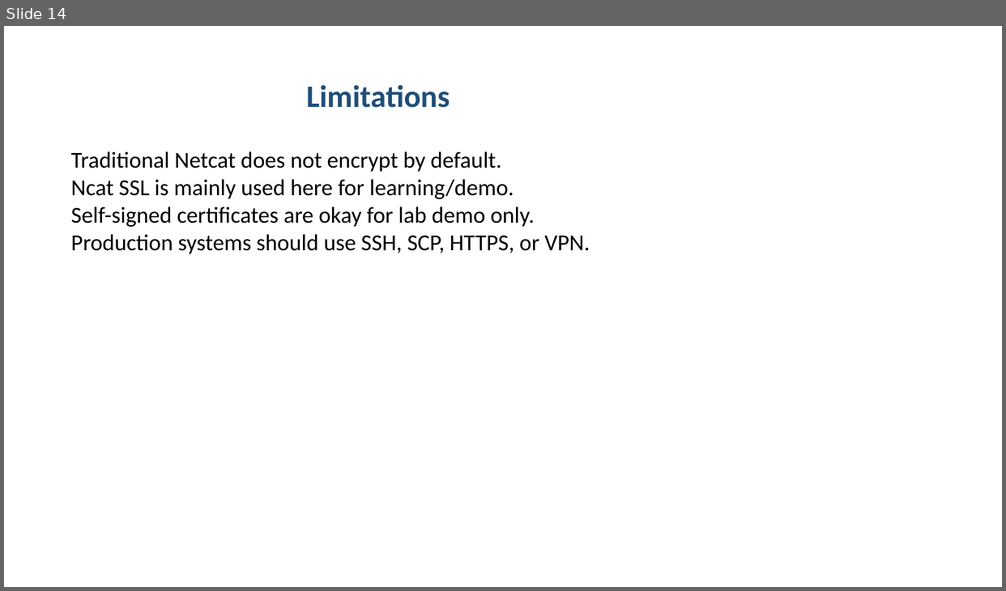
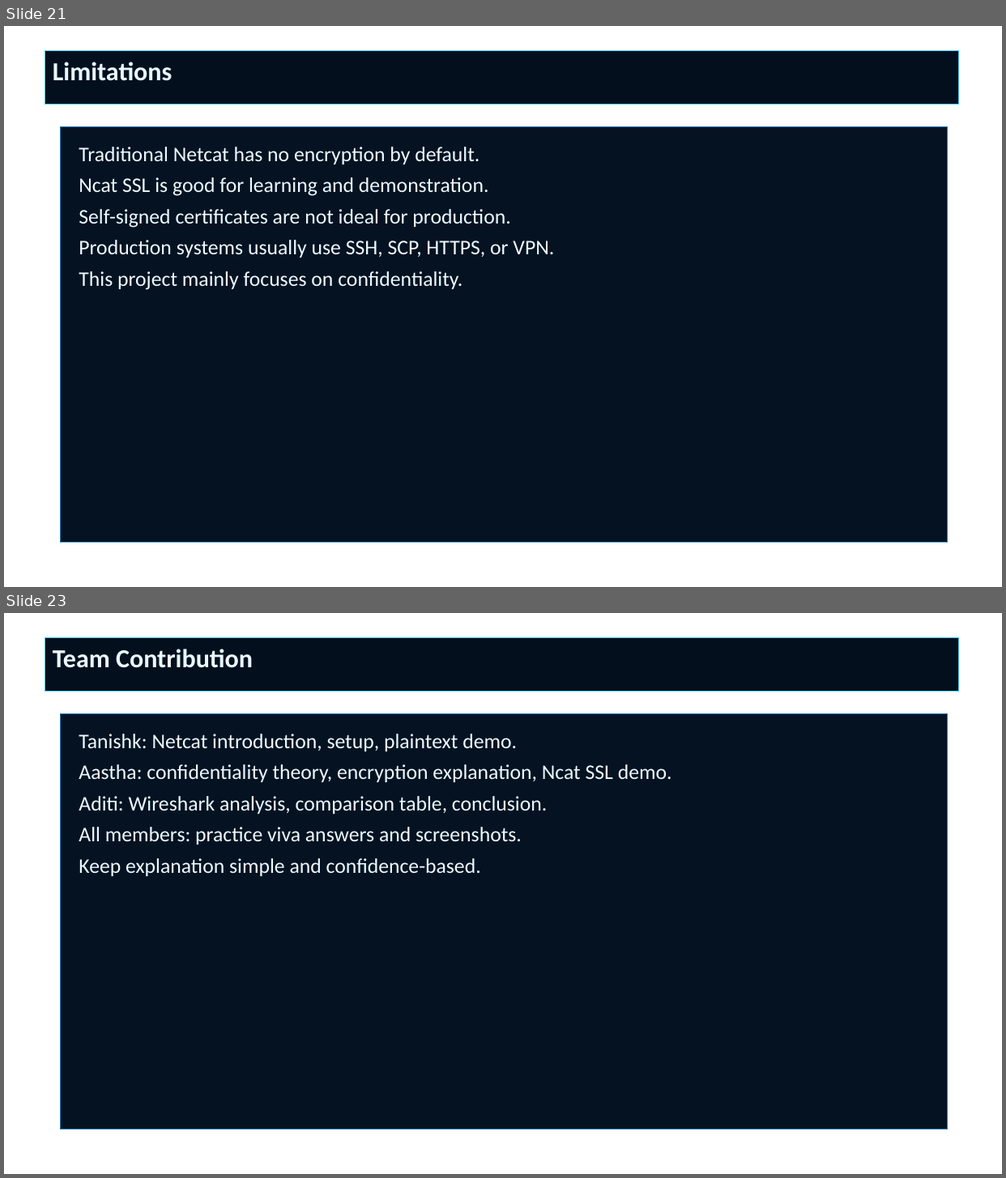
Before and after one commit to aastha2208/campussync-mobile, a slide deck: netcat_aat_project/Secure_Data_Transmission_over_Netcat_Presentation.pptx. Shown one above the other, each under a label of ours: slide 14 before the commit, slides 21 and 23 after it; the slides between them are not shown. The pictures are 1006x591 and 1006x1178 pixels, drawn with LibreOffice and Linux fonts; fonts in the diff are those of the drawing; background and template pictures are left out. Boxes give left, top, right and bottom in pixels: in the first picture for what was removed or moved away, otherwise in the second. Text is boxed around its words. In the diff, an @@ line names an element or a change of style, - is before the commit and + after.

```diff
--- a/netcat_aat_project/Secure_Data_Transmission_over_Netcat_Presentation.pptx
+++ b/netcat_aat_project/Secure_Data_Transmission_over_Netcat_Presentation.pptx
@@ slide 23 added at (4,613,1002,1174), background picture (left out) @@
@@ rectangle added at (45,637,958,692), fill #040F1E, outline #4BCDFF 0.75 pt, 25 pt, text #E8F8FF, bold @@
+Team Contribution
@@ rectangle added at (60,714,948,1130), fill #051222, outline #2282B4 0.75 pt, 20 pt, text #ECFAFF @@
+Tanishk: Netcat introduction, setup, plaintext demo.
+Aastha: confidentiality theory, encryption explanation, Ncat SSL demo.
+Aditi: Wireshark analysis, comparison table, conclusion.
+All members: practice viva answers and screenshots.
+Keep explanation simple and confidence-based.
@@ what was slide 14 is now slide 21 @@
@@ slide 21 changed as well @@
@@ rectangle "Limitations": place and size @@
-rectangle "Limitations" at (306,85,450,108)
+rectangle "Limitations" at (45,50,958,105)
@@ rectangle "Limitations" at (45,50,958,105): size 30 to 25 pt, text colour #1F4E79 to #E8F8FF; alignment centre to left; vertical alignment middle to top; fill none to #040F1E; outline none to #4BCDFF 0.75 pt @@
@@ rectangle "Traditional Netcat has no encryption ...": place and size @@
-rectangle "Traditional Netcat has no encryption ..." at (71,152,590,254)
+rectangle "Traditional Netcat has no encryption ..." at (60,127,948,543)
@@ rectangle "Traditional Netcat has no encryption ..." at (60,127,948,543): fill none to #051222; outline none to #2282B4 0.75 pt @@
@@ text in rectangle at (79,147,554,290): text changed; size 22 to 20 pt; text colour #000000 to #ECFAFF @@
-Traditional Netcat does not encrypt by default.
-Ncat SSL is mainly used here for learning/demo.
-Self-signed certificates are okay for lab demo only.
-Production systems should use SSH, SCP, HTTPS, or VPN.
+Traditional Netcat has no encryption by default.
+Ncat SSL is good for learning and demonstration.
+Self-signed certificates are not ideal for production.
+Production systems usually use SSH, SCP, HTTPS, or VPN.
+This project mainly focuses on confidentiality.
```
Also in this commit, not shown: 7 other slides changed, 16 other slides added, 8 slides removed, 7 other files.
